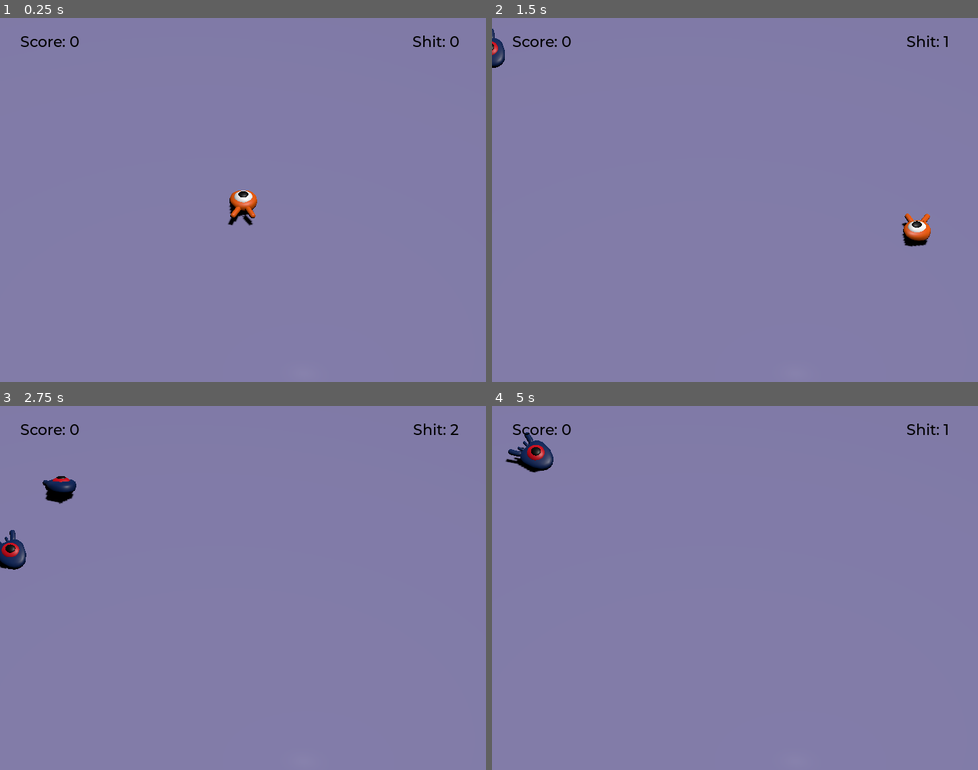
Above: before the commit, frames 1-4 (two rows, left to right).
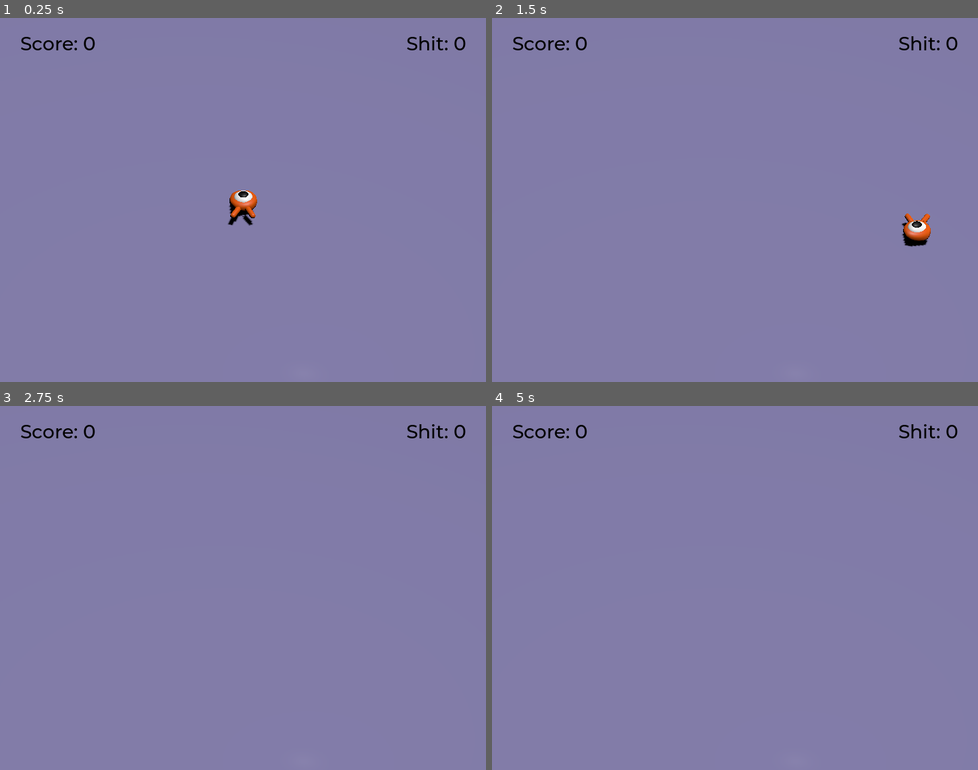
Above: after the commit, the same moments.

Repository: nilodude/squash_the_creeps_start_1.1.0
Game: Godot game, scene res://main.tscn
The game is run twice, just before and just after one commit, with the same random seed, the same clock (stepped at 60 frames per second) and the same inputs.
Inputs:
- Up to frame 1 (0.25 s): no input
- Up to frame 2 (1.5 s): tap Enter (ui_accept) at 0.5 s; hold D (move_right) 0.53-1.28 s; tap Space (jump) at 0.77 s; hold S (move_back) from 1.28 s (still down)
- Up to frame 3 (2.75 s): tap Space (jump) at 1.52 s; release S (move_back) at 2.03 s; hold D (move_right) from 2.03 s (still down)
- Up to frame 4 (5 s): release D (move_right) at 2.78 s; hold W (move_forward) 2.78-3.53 s; tap Space (jump) at 3.02, 3.77, 4.52 s; tap Enter (ui_accept) at 3.5 s; hold A (move_left) from 3.53 s (still down)

The runs differ from the first frame. In frame 1, 0.5% of the frame differs, in the area x 4-96%, y 4-9%; in frame 2, 0.7%; in frame 3, 1.3%, in the area x 0-96%, y 4-45%; in frame 4, 1.1%.
Error after the commit: Invalid access to property or key '_on_mob_squashed' on a base object of type 'CharacterBody3D (player.gd)'. (res://main.gd:37)

Commit message:
retry text style

Diff:
--- a/main.gd
+++ b/main.gd
@@ -1,6 +1,7 @@
 extends Node
 
 @export var mob_scene: PackedScene
+var mobSize = 0
 
 # Called when the node enters the scene tree for the first time.
 func _ready():
@@ -20,13 +21,11 @@
 	$UserInterface/Retry.show()
 
 func _on_mob_timer_timeout():
-	var mob = mob_scene.instantiate()
-	var mobSize = get_tree().get_nodes_in_group("mob").size()
-
-	if(mobSize > 5):
+	if(mobSize > 10):
 		$UserInterface/Retry/gameoverLabel.text = 'TOO MUCH SHIT'
 		game_over()
 	else:
+		var mob = mob_scene.instantiate()
 		var mob_spawn_location = get_node("SpawnPath/SpawnLocation")
 		mob_spawn_location.progress_ratio = randf()
 
@@ -35,8 +34,10 @@
 
 		mob.squashed.connect($UserInterface/ScoreLabel._on_mob_squashed.bind())
 		mob.squashed.connect($UserInterface/ShitLabel._on_mob_squashed.bind())
+		mob.squashed.connect($Player._on_mob_squashed.bind())
 
 		mob.outBounds.connect($UserInterface/ShitLabel._on_mob_out.bind())
 		mob.spawned.connect($UserInterface/ShitLabel._on_mob_spawned.bind())
 
 		add_child(mob)
+		mobSize = get_tree().get_nodes_in_group("mob").size()
--- a/main.tscn
+++ b/main.tscn
@@ -35,7 +35,7 @@
 
 [sub_resource type="Theme" id="Theme_l2siv"]
 default_font = ExtResource("4_p4nix")
-default_font_size = 22
+default_font_size = 28
 
 [sub_resource type="GDScript" id="GDScript_or86t"]
 
@@ -160,7 +160,7 @@
 offset_bottom = -59.5
 grow_horizontal = 2
 grow_vertical = 2
-theme_override_font_sizes/font_size = 43
+theme_override_font_sizes/font_size = 120
 horizontal_alignment = 1
 vertical_alignment = 1
 autowrap_mode = 2
@@ -168,14 +168,15 @@
 
 [node name="Label3" type="Label" parent="UserInterface/Retry"]
 layout_mode = 1
-anchors_preset = -1
-anchor_left = 0.319444
-anchor_top = 0.542593
-anchor_right = 0.658333
-anchor_bottom = 0.687037
-offset_right = -3.05176e-05
-grow_horizontal = 2
-grow_vertical = 0
+anchors_preset = 14
+anchor_top = 0.5
+anchor_right = 1.0
+anchor_bottom = 0.5
+offset_top = 51.5
+offset_bottom = 82.5
+grow_horizontal = 2
+grow_vertical = 2
+theme_override_font_sizes/font_size = 50
 text = "enga otra ve"
 horizontal_alignment = 1
 vertical_alignment = 1
@@ -183,18 +184,18 @@
 
 [node name="Label2" type="Label" parent="UserInterface/Retry"]
 layout_mode = 1
-anchors_preset = -1
-anchor_left = 0.394444
-anchor_top = 0.614815
-anchor_right = 0.593056
-anchor_bottom = 0.688889
-grow_horizontal = 2
-grow_vertical = 2
-theme_override_font_sizes/font_size = 12
+anchors_preset = 14
+anchor_top = 0.5
+anchor_right = 1.0
+anchor_bottom = 0.5
+offset_top = 96.0
+offset_bottom = 122.0
+grow_horizontal = 2
+grow_vertical = 2
+theme_override_font_sizes/font_size = 18
 text = "press enter to restart"
 horizontal_alignment = 1
 vertical_alignment = 1
-metadata/_edit_use_anchors_ = true
 
 [connection signal="die" from="Player" to="." method="game_over"]
 [connection signal="die" from="Player" to="." method="fall"]
--- a/player.gd
+++ b/player.gd
@@ -1,6 +1,7 @@
 extends CharacterBody3D
 
 signal die
+signal levelup
 
 @export var speed = 18
 # The downward acceleration when in the air, in meters per second squared.
